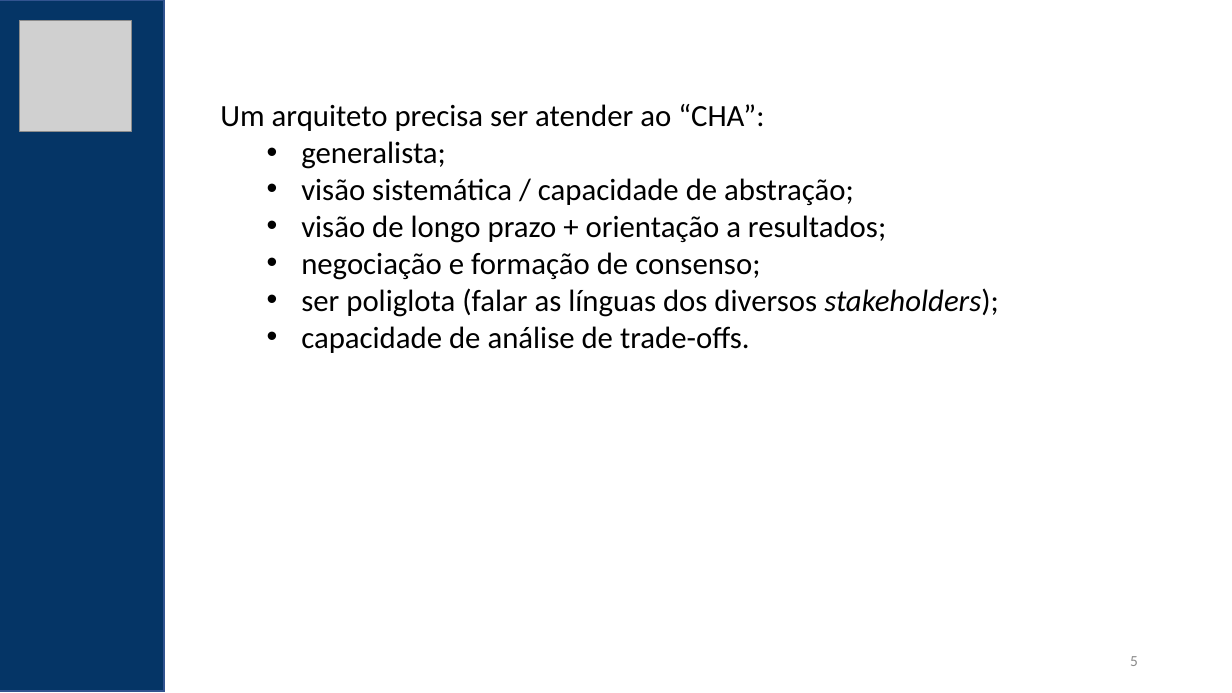
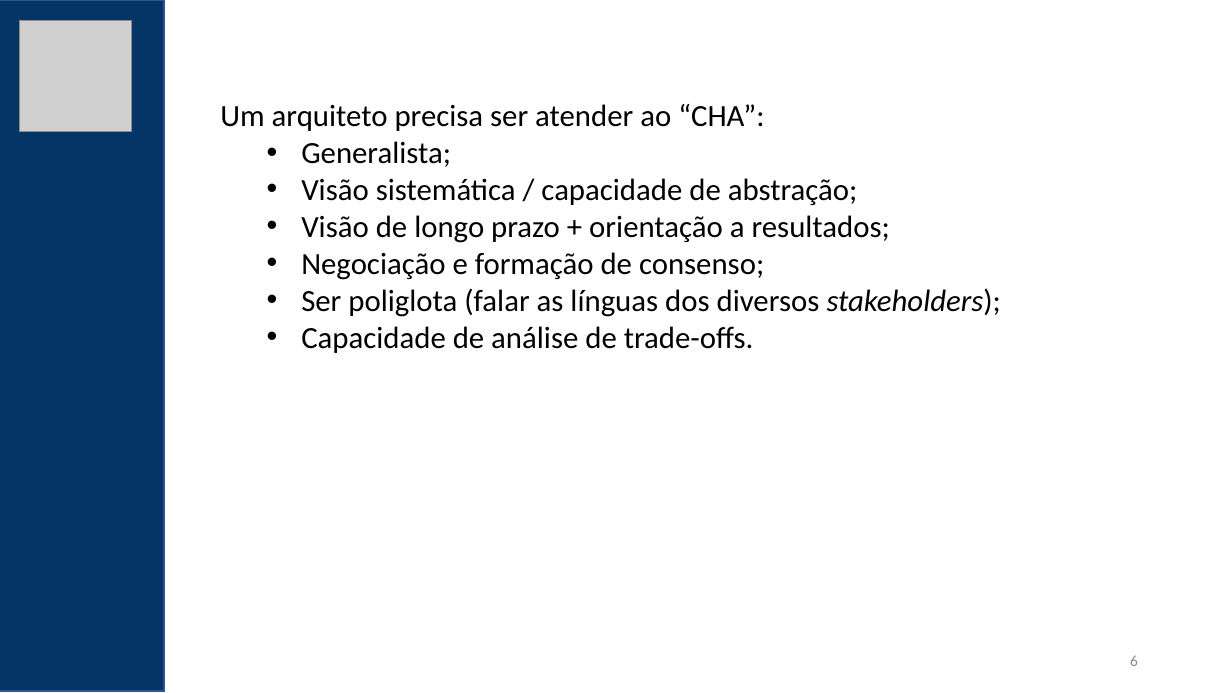
Before and after one commit to felipementel/inefnet-arq-corp, a slide deck: slide 6 of PGPARQ01C1-2N-P1-Arquitetura-Corporativa.pptx (slide 5 before the commit). Drawn at 1232x693 pixels with LibreOffice and Linux fonts; fonts in the diff are those of the drawing; grey boxes stand for pictures. Boxes give left, top, right and bottom in pixels: in the first picture for what was removed or moved away, otherwise in the second. Text is boxed around its words. In the diff, an @@ line names an element or a change of style, - is before the commit and + after.

Commit message:
updates

```diff
--- a/PGPARQ01C1-2N-P1-Arquitetura-Corporativa.pptx
+++ b/PGPARQ01C1-2N-P1-Arquitetura-Corporativa.pptx
@@ text at (301,141,1001,353): text changed @@
-  • generalista;
-  • visão sistemática / capacidade de abstração;
-  • visão de longo prazo + orientação a resultados;
-  • negociação e formação de consenso;
-  • ser poliglota (falar as línguas dos diversos stakeholders);
-  • capacidade de análise de trade-offs.
+  • Generalista;
+  • Visão sistemática / capacidade de abstração;
+  • Visão de longo prazo + orientação a resultados;
+  • Negociação e formação de consenso;
+  • Ser poliglota (falar as línguas dos diversos stakeholders);
+  • Capacidade de análise de trade-offs.
@@ page number at (1130,655,1138,666): text changed @@
-5
+6
```
Also in this commit, not shown: 1 other slide changed, 2 slides added, 1 slide removed.
